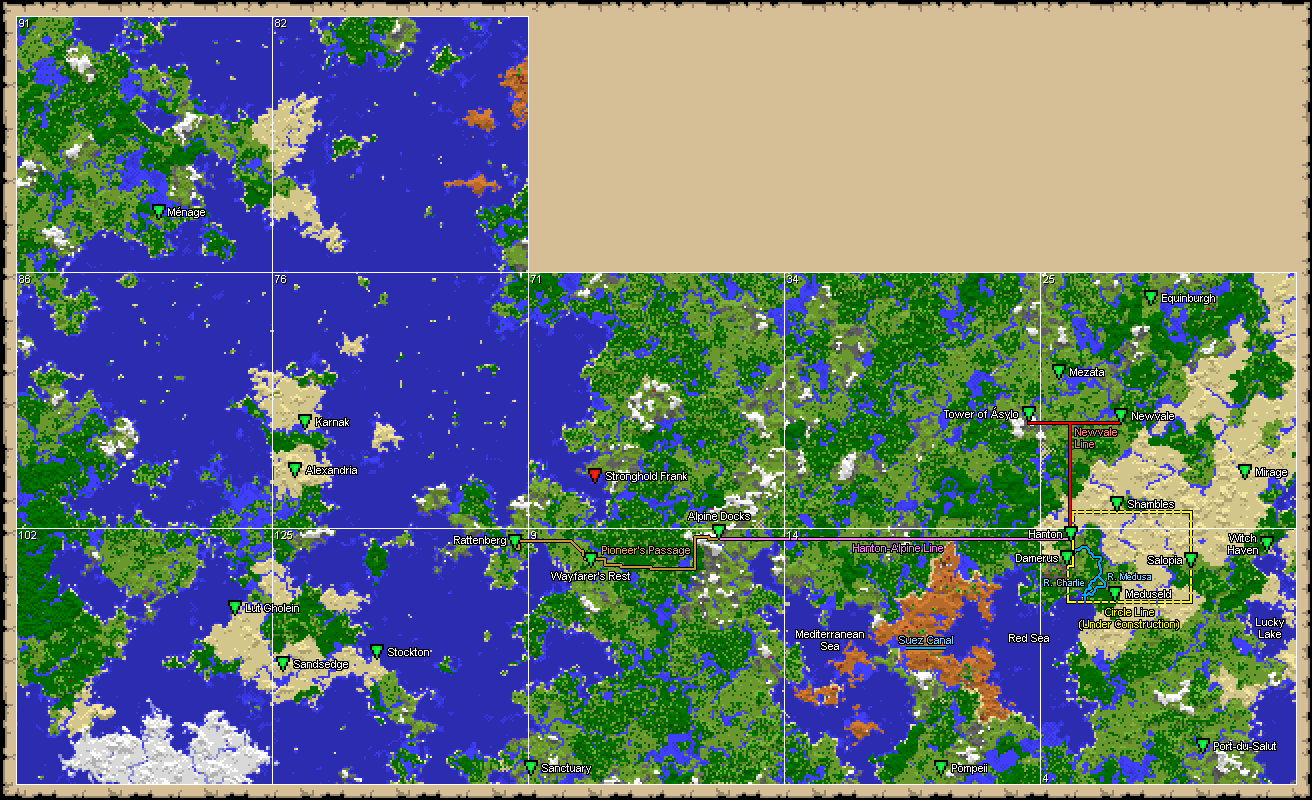
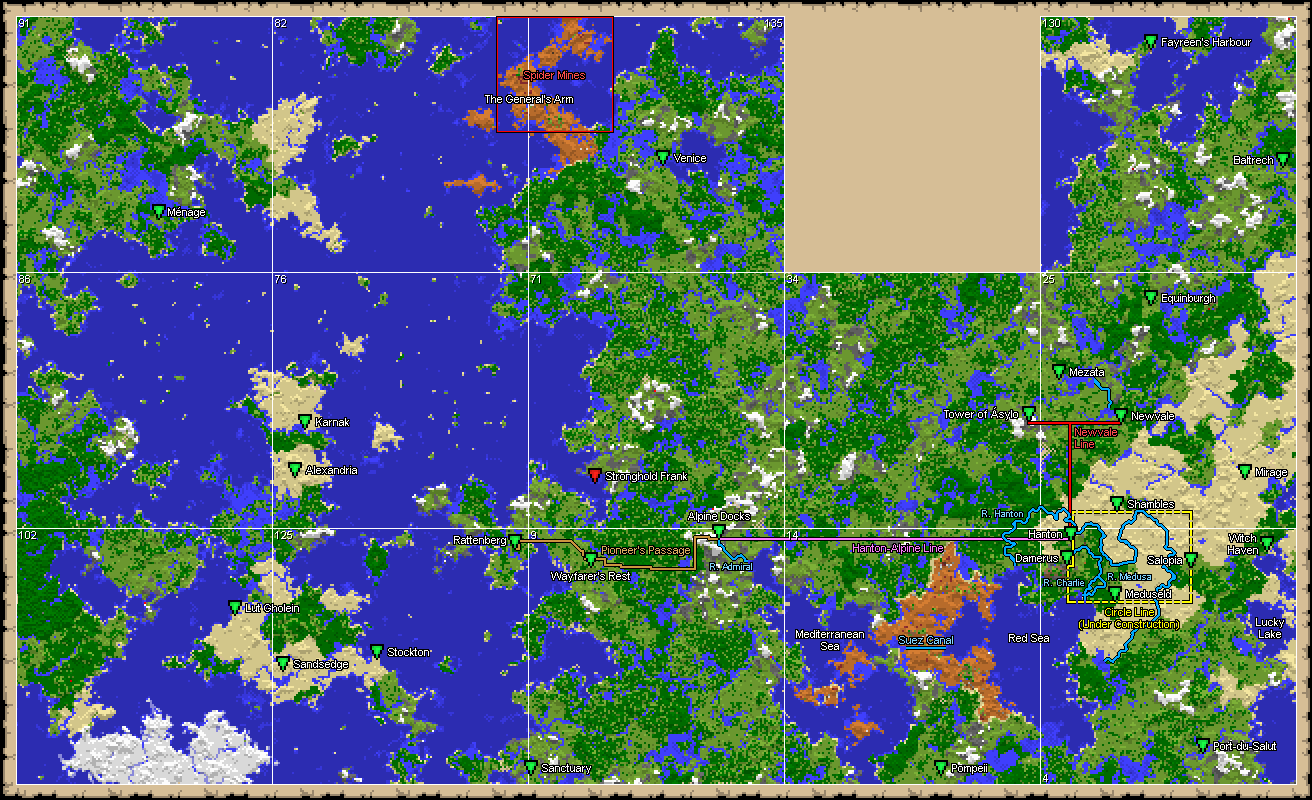
Layer changes from the first 1312 x 800 image to the second:
painted on "Map Number Shadow" over [766, 20, 1061, 28]
added group "Regions" with 5 layers above "Points" over [484, 16, 614, 133]
added group "Region Labels" with 2 layers in group "Regions" over [485, 71, 585, 103]
added layer "Region Label Outlines" in group "Regions" over [484, 70, 586, 104]
added layer "Border Graphics" in group "Regions" over [496, 16, 614, 133]
added layer "Fayreen's Harbour" in group "Text" over [1162, 38, 1251, 48]
renamed "Text Outline" to "Text Shadow", painted on it over [484, 37, 1288, 664]
painted on "Custom Icons" over [656, 34, 1290, 168]
painted on "Waterways Text Outline" over [709, 509, 1024, 571]
added group "Waterway Graphics" with 2 layers in group "Lines" over [717, 377, 1177, 664]
added layer "Waterway Graphics Foreground" in group "Waterway Graphics" over [718, 378, 1176, 663]
added layer "Waterway Graphics Outline" in group "Waterway Graphics" over [717, 377, 1177, 664]
removed layer "Waterways Graphics" from group "Lines" over [1002, 545, 1107, 566]
added group "Base" with 18 layers over [484, 16, 1297, 664]
moved "Map Outlines" into group "Base", painted on it over [484, 16, 1297, 664]
moved "Maps" into group "Base" over [484, 16, 1296, 664]
added layer "map_135.png" in group "Maps" over [528, 16, 784, 272]
added layer "map_130.png" in group "Maps" over [1040, 16, 1296, 272]
painted on "map_25.png" over [1048, 286, 1218, 524]
moved "map_34.png" above "map_14.png", painted on it over [981, 308, 1040, 528]
moved "map_14.png" above "map_4.png", painted on it over [1001, 528, 1038, 566]
moved "map_4.png" above "map_82.png", painted on it over [1074, 528, 1177, 664]
moved "parchment" into group "Base" over [484, 16, 1297, 664]
moved "Background" into group "Base" over [484, 16, 1297, 664]
…and 9 more changes (8 added, 1 painted)
